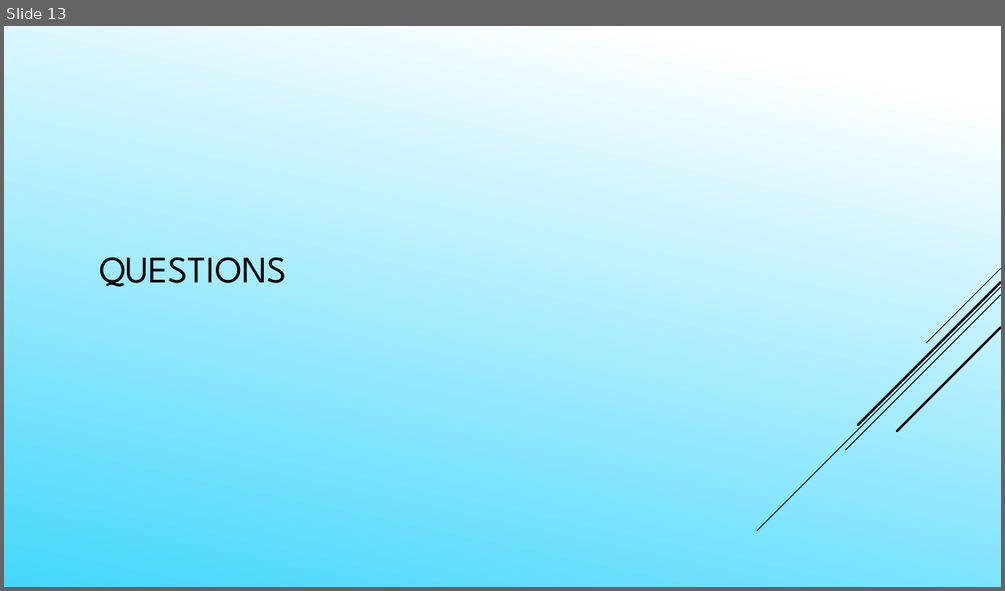
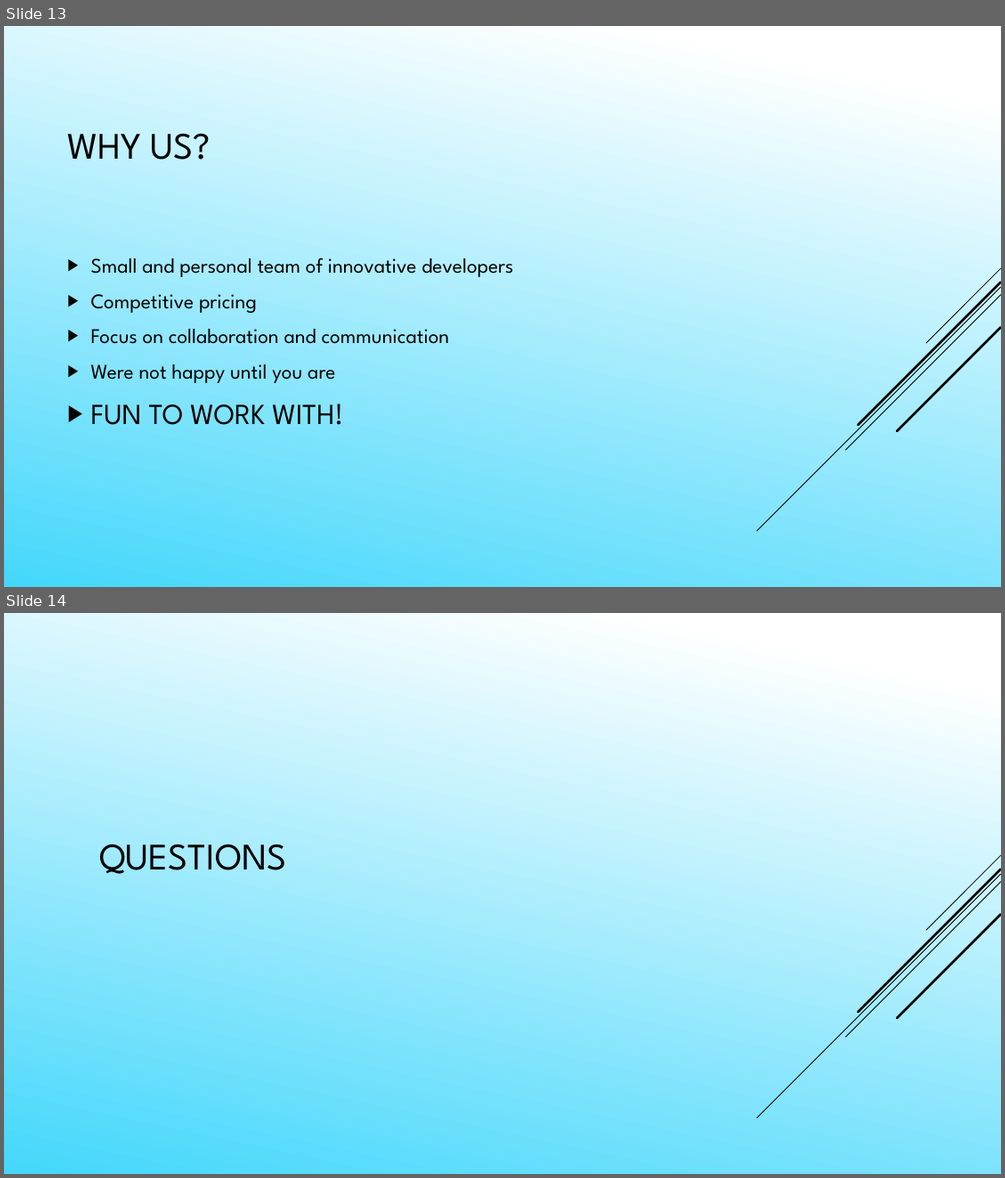
Before and after one commit to Daefikio/OOD2018Team2pro, a slide deck: Presentation Powerpoint.pptx. Shown one above the other, each under a label of ours: slide 13 before the commit, slides 13 and 14 after it. The pictures are 1005x591 and 1005x1178 pixels, drawn with LibreOffice and Linux fonts; fonts in the diff are those of the drawing. Boxes give left, top, right and bottom in pixels: in the first picture for what was removed or moved away, otherwise in the second. Text is boxed around its words. In the diff, an @@ line names an element or a change of style, - is before the commit and + after.

```diff
--- a/Presentation Powerpoint.pptx
+++ b/Presentation Powerpoint.pptx
@@ slide 13 added at (4,26,1001,587), background gradient #FFFFFF to #45D7FB; not listed: 5 template elements that a slide beside it also shows @@
@@ title added at (67,133,210,160), 36 pt, text #000000 @@
+WHY US?
@@ text added at (91,257,513,425), 20 pt, text #000000 @@
+▶ Small and personal team of innovative developers
+▶ Competitive pricing
+▶ Focus on collaboration and communication
+▶ Were not happy until you are
+▶ FUN TO WORK WITH!
@@ what was slide 13 is now slide 14 @@
```
Also in this commit, not shown: 10 slides changed, 2 other slides added, 2 slides removed, 1 other file.
